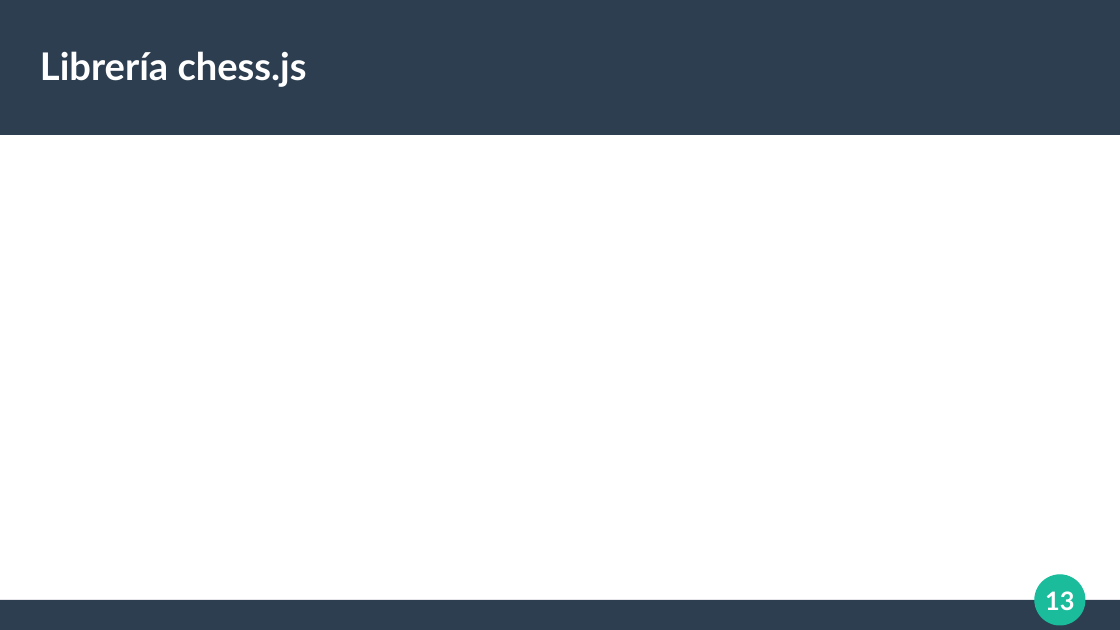
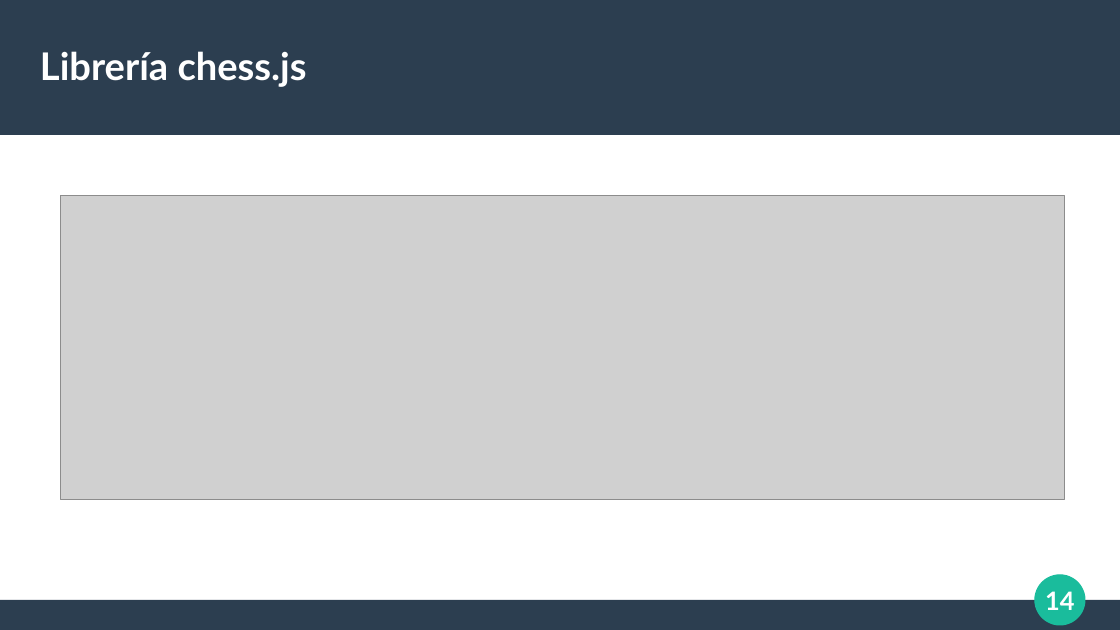
Before and after one commit to El69Man/Chess-Online, a slide deck: slide 14 of Documentación/Exposición.odp (slide 13 before the commit). Drawn at 1120x630 pixels with LibreOffice and Linux fonts; fonts in the diff are those of the drawing; grey boxes stand for pictures. Boxes give left, top, right and bottom in pixels: in the first picture for what was removed or moved away, otherwise in the second. Text is boxed around its words. In the diff, an @@ line names an element or a change of style, - is before the commit and + after.

```diff
--- a/Documentación/Exposición.odp
+++ b/Documentación/Exposición.odp
@@ picture added at (x1=61, y1=195, x2=1065, y2=500) @@
@@ page number at (x1=1045, y1=591, x2=1074, y2=610): text changed @@
-13
+14
```
Also in this commit, not shown: 2 other slides changed, 3 slides added, 1 slide removed, 1 other file.
